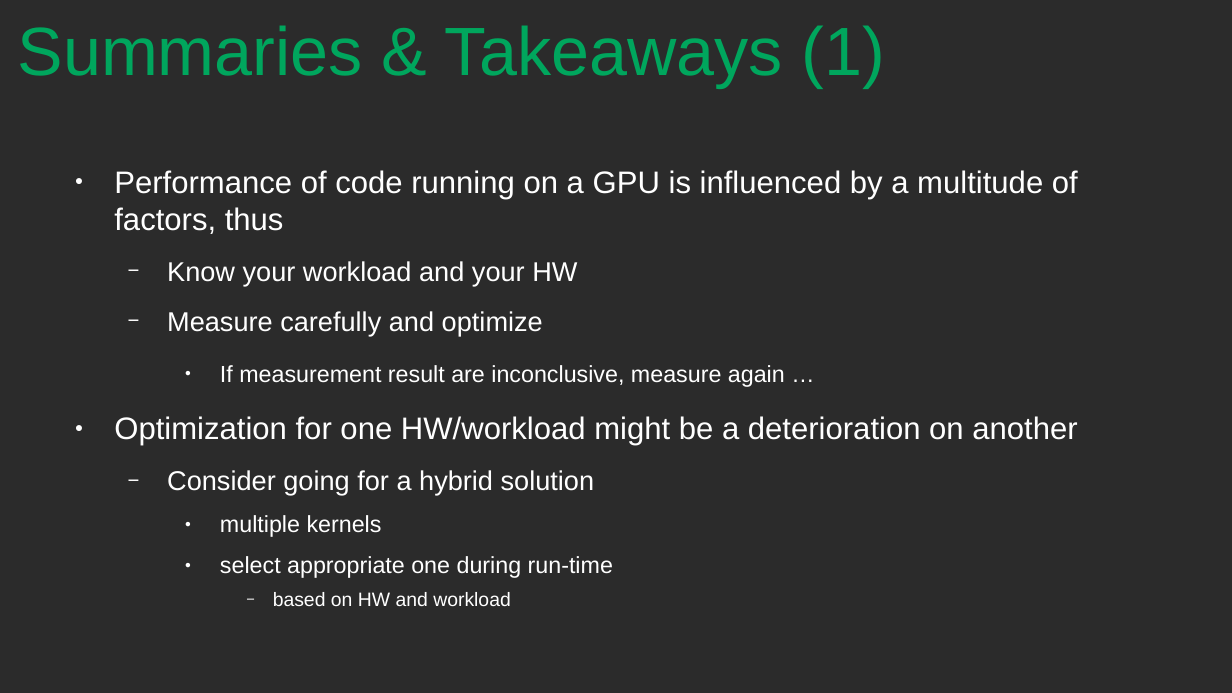
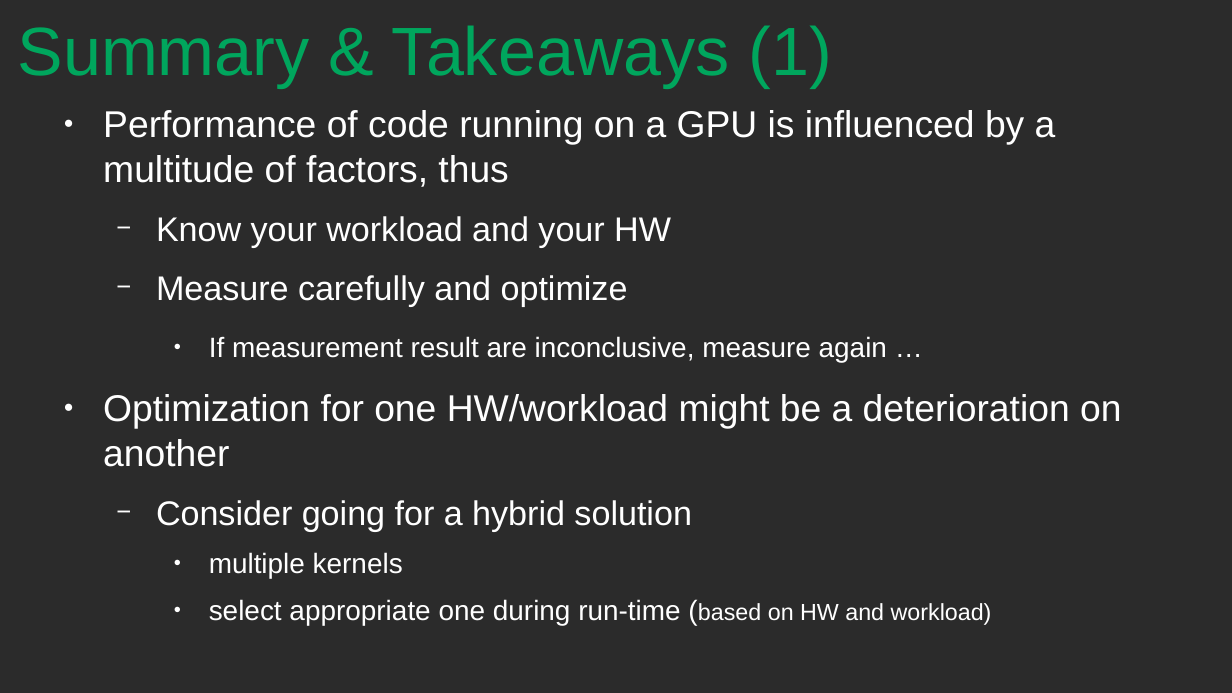
Before and after one commit to dschoerk/GPU_Arch_SS19, a slide deck: slide 20 of GPU_Architecture_Final_Presentation.odp (slide 21 before the commit). Drawn at 1232x693 pixels with LibreOffice and Linux fonts; fonts in the diff are those of the drawing; background and template pictures are left out; a plain dark background stands for a picture behind light text. Boxes give left, top, right and bottom in pixels: in the first picture for what was removed or moved away, otherwise in the second. Text is boxed around its words. In the diff, an @@ line names an element or a change of style, - is before the commit and + after.

```diff
--- a/GPU_Architecture_Final_Presentation.odp
+++ b/GPU_Architecture_Final_Presentation.odp
@@ title at (18,25,832,88): text changed @@
-Summaries & Takeaways (1)
+Summary & Takeaways (1)
@@ text "Performance of code running on ...": place and size @@
-text "Performance of code running on ..." at (114,170,1078,578)
+text "Performance of code running on ..." at (103,110,1121,625)
@@ text at (103,110,1121,578): size 20 to 24 pt in "Performance of code running on a GPU ...", "Optimization for one HW/workload might be a ..."; size 17.5 to 22 pt in "Know your workload and your HW", "Measure carefully and optimize", "Consider going for a hybrid solution"; size 15 to 18 pt in "If measurement result are inconclusive, measure again ...", "multiple kernels" @@
@@ text at (209,599,992,625): text changed; size 15 to 18 pt @@
-    ● select appropriate one during run-time
-      − based on HW and workload
+    ● select appropriate one during run-time (based on HW and workload)
```
Also in this commit, not shown: 16 other slides changed, 1 slide added, 2 slides removed.
